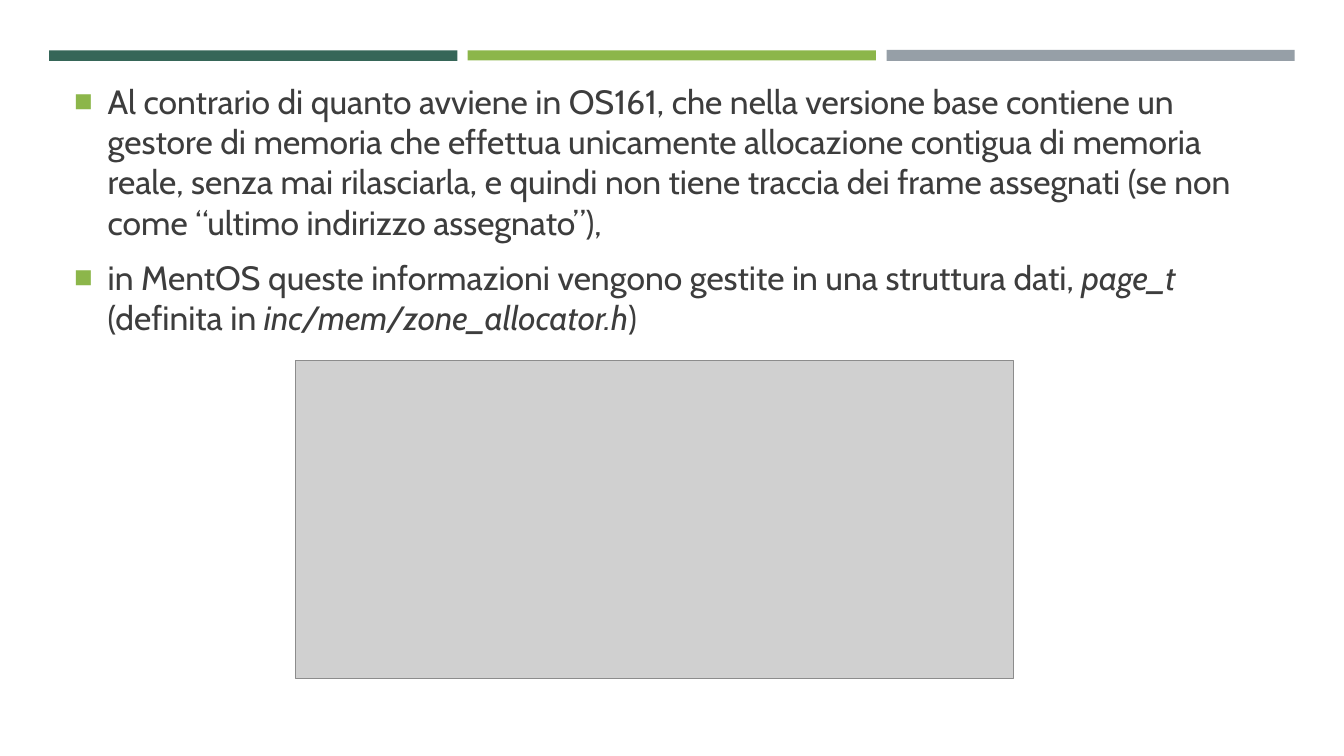
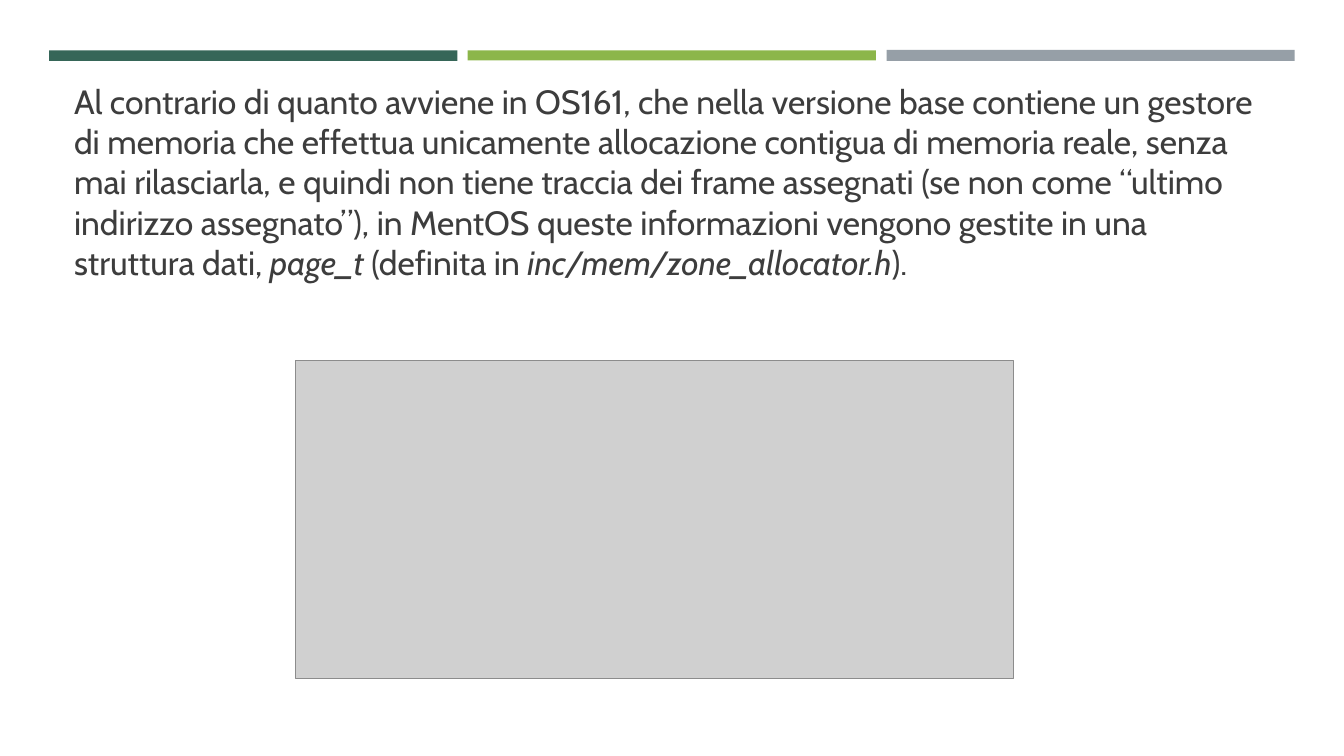
Before and after one commit to ProgrammazioneDiSistema2023-IA-ZZ/Group04, a slide deck: slide 9 of MentOS - Gestione Della Memoria.pptx. Drawn at 1344x756 pixels with LibreOffice and Linux fonts; fonts in the diff are those of the drawing; grey boxes stand for pictures. Boxes give left, top, right and bottom in pixels: in the first picture for what was removed or moved away, otherwise in the second. Text is boxed around its words. In the diff, an @@ line names an element or a change of style, - is before the commit and + after.

```diff
--- a/MentOS - Gestione Della Memoria.pptx
+++ b/MentOS - Gestione Della Memoria.pptx
@@ text at [74,89,1253,283]: text changed @@
-■ Al contrario di quanto avviene in OS161, che nella versione base contiene un gestore di memoria che effettua unicamente allocazione contigua di memoria reale, senza mai rilasciarla, e quindi non tiene traccia dei frame assegnati (se non come “ultimo indirizzo assegnato”),
-■ in MentOS queste informazioni vengono gestite in una struttura dati, page_t (definita in inc/mem/zone_allocator.h)
+Al contrario di quanto avviene in OS161, che nella versione base contiene un gestore di memoria che effettua unicamente allocazione contigua di memoria reale, senza mai rilasciarla, e quindi non tiene traccia dei frame assegnati (se non come “ultimo indirizzo assegnato”), in MentOS queste informazioni vengono gestite in una struttura dati, page_t (definita in inc/mem/zone_allocator.h).
```
Also in this commit, not shown: 32 other slides changed, 9 other files.
